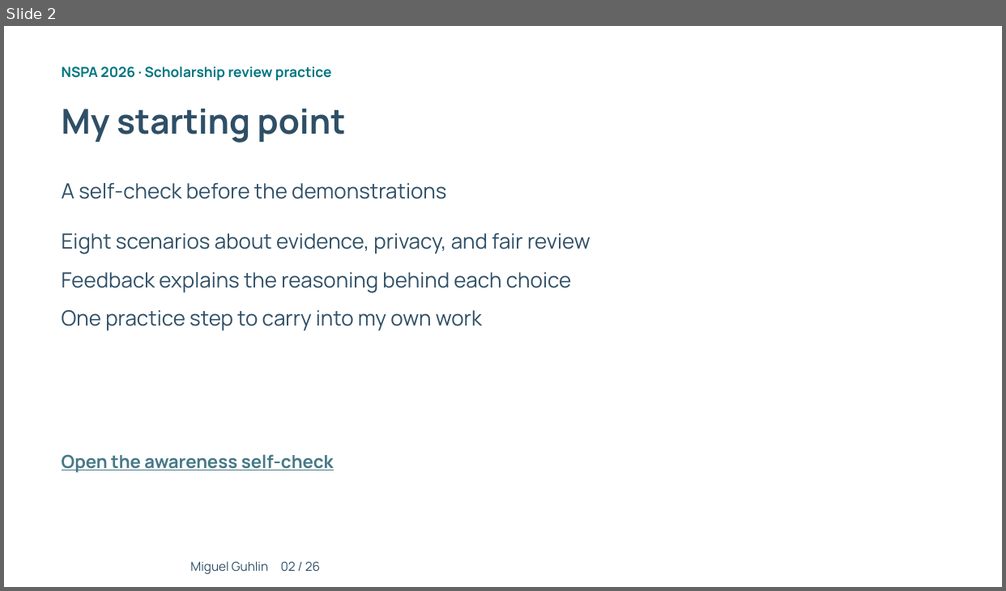
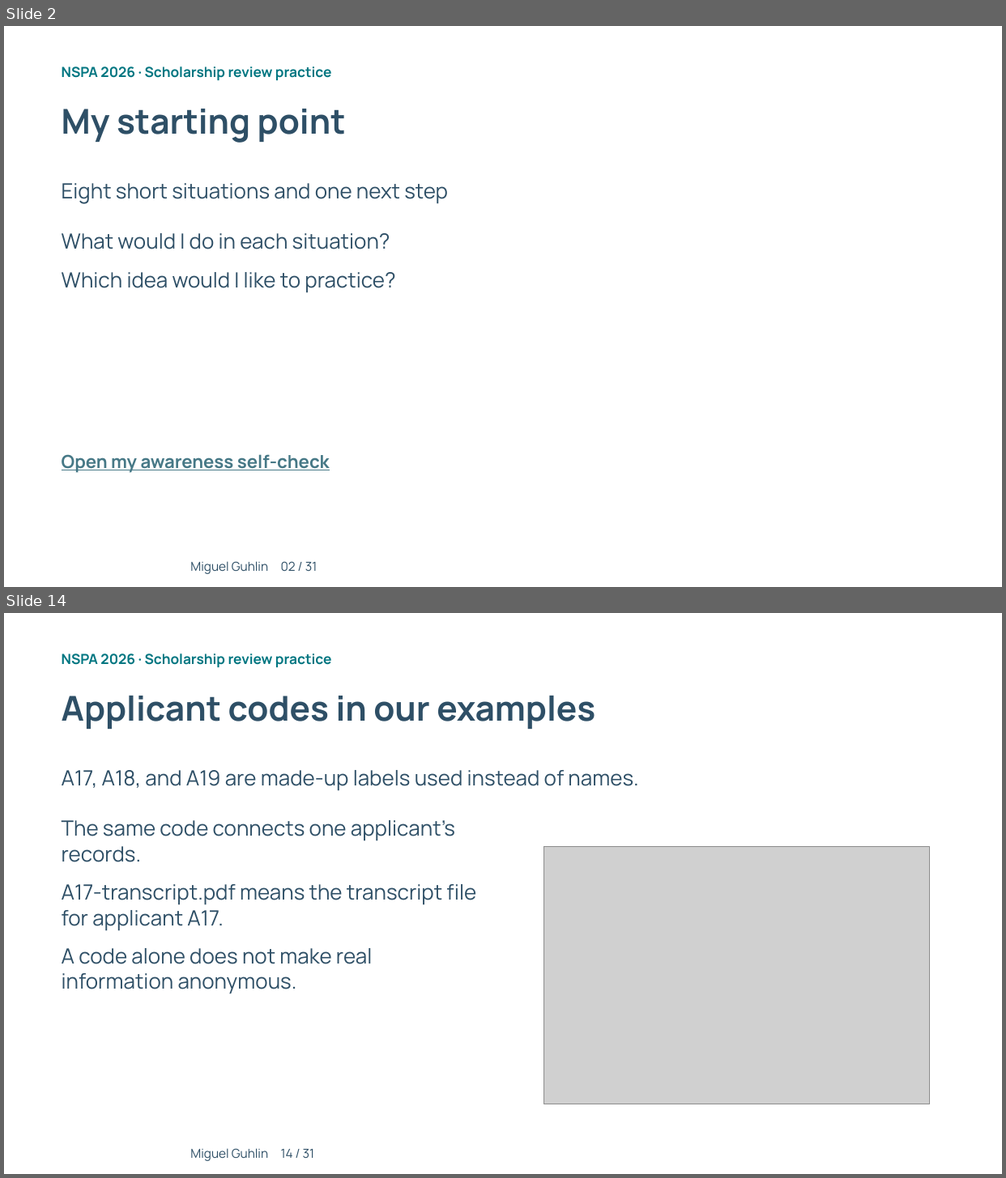
Before and after one commit to mguhlin/nspa, a slide deck: 2026/p/slides/ai-prompting-scholarship-review.pptx. Shown one above the other, each under a label of ours: slide 2 before the commit, slides 2 and 14 after it; the slides between them are not shown. The pictures are 1006x591 and 1006x1178 pixels, drawn with LibreOffice and Linux fonts; fonts in the diff are those of the drawing; grey boxes stand for pictures; background and template pictures are left out. Boxes give left, top, right and bottom in pixels: in the first picture for what was removed or moved away, otherwise in the second. Text is boxed around its words. In the diff, an @@ line names an element or a change of style, - is before the commit and + after.

Commit message:
Simplify AI practice and assessment with introductory concepts and pictures

```diff
--- a/2026/p/slides/ai-prompting-scholarship-review.pptx
+++ b/2026/p/slides/ai-prompting-scholarship-review.pptx
@@ slide 14 added at bbox=[4, 613, 1002, 1174], background picture (left out) @@
@@ text added at bbox=[62, 653, 331, 667], 13.5 pt, text #007681, bold @@
+NSPA 2026 · Scholarship review practice
@@ text added at bbox=[62, 696, 595, 729], 33 pt, text #2E4F66, bold @@
+Applicant codes in our examples
@@ text added at bbox=[62, 770, 638, 791], 20.2 pt, text #2E4F66 @@
+A17, A18, and A19 are made-up labels used instead of names.
@@ text added at bbox=[62, 820, 455, 862], 20.2 pt, text #2E4F66 @@
+The same code connects one applicant’s records.
@@ picture added at bbox=[543, 846, 930, 1104] @@
@@ text added at bbox=[62, 884, 476, 931], 20.2 pt, text #2E4F66 @@
+A17-transcript.pdf means the transcript file for applicant A17.
@@ text added at bbox=[62, 948, 373, 995], 20.2 pt, text #2E4F66 @@
+A code alone does not make real information anonymous.
@@ text added at bbox=[190, 1148, 315, 1161], 12 pt, text #2E4F66 @@
+Miguel Guhlin 14 / 31
@@ slide 2 changed as well @@
@@ text at bbox=[62, 183, 448, 204]: text changed @@
-A self-check before the demonstrations
+Eight short situations and one next step
@@ text at bbox=[62, 233, 390, 250]: text changed @@
-Eight scenarios about evidence, privacy, and fair review
+What would I do in each situation?
@@ text at bbox=[62, 272, 395, 292]: text changed @@
-Feedback explains the reasoning behind each choice
+Which idea would I like to practice?
@@ text removed at bbox=[62, 310, 482, 331] @@
-One practice step to carry into my own work
@@ text at bbox=[62, 454, 330, 473]: text changed @@
-Open the awareness self-check
+Open my awareness self-check
@@ text at bbox=[190, 561, 317, 574]: text changed @@
-Miguel Guhlin 02 / 26
+Miguel Guhlin 02 / 31
```
Also in this commit, not shown: 8 other slides changed, 21 other slides added, 17 slides removed, 33 other files.
